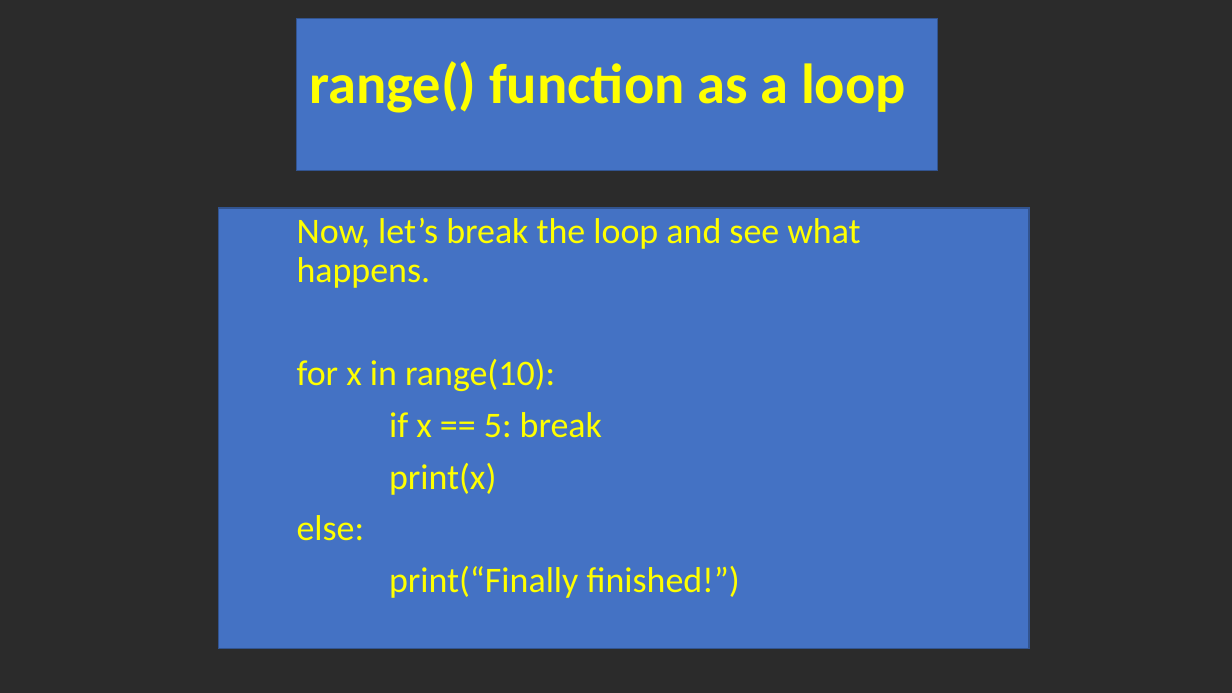
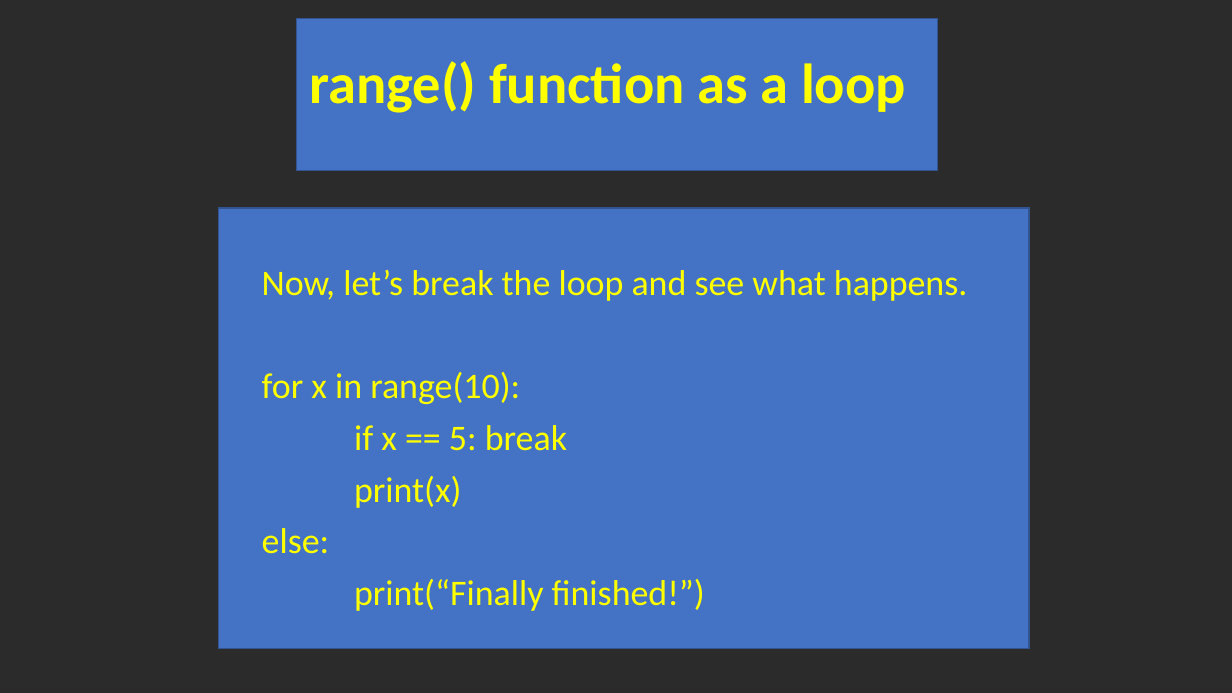
Before and after one commit to torres11991/dap-curriculum, a slide deck: slide 13 of Section06/week2day3.pptx. Drawn at 1232x693 pixels with LibreOffice and Linux fonts; fonts in the diff are those of the drawing; background and template pictures are left out; a plain dark background stands for a picture behind light text. Boxes give left, top, right and bottom in pixels: in the first picture for what was removed or moved away, otherwise in the second. Text is boxed around its words. In the diff, an @@ line names an element or a change of style, - is before the commit and + after.

```diff
--- a/Section06/week2day3.pptx
+++ b/Section06/week2day3.pptx
@@ text "Now, let’s break the loop ..." rewrapped from [297, 218, 860, 598] to [262, 270, 968, 611] @@
```
Also in this commit, not shown: 5 other slides changed, 1 other file.
